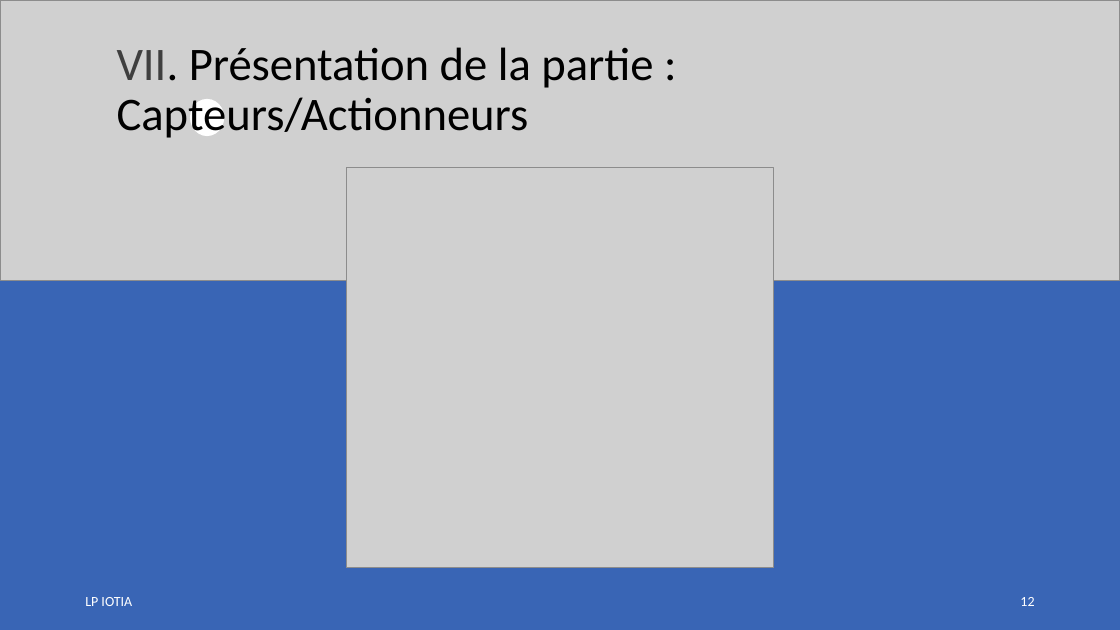
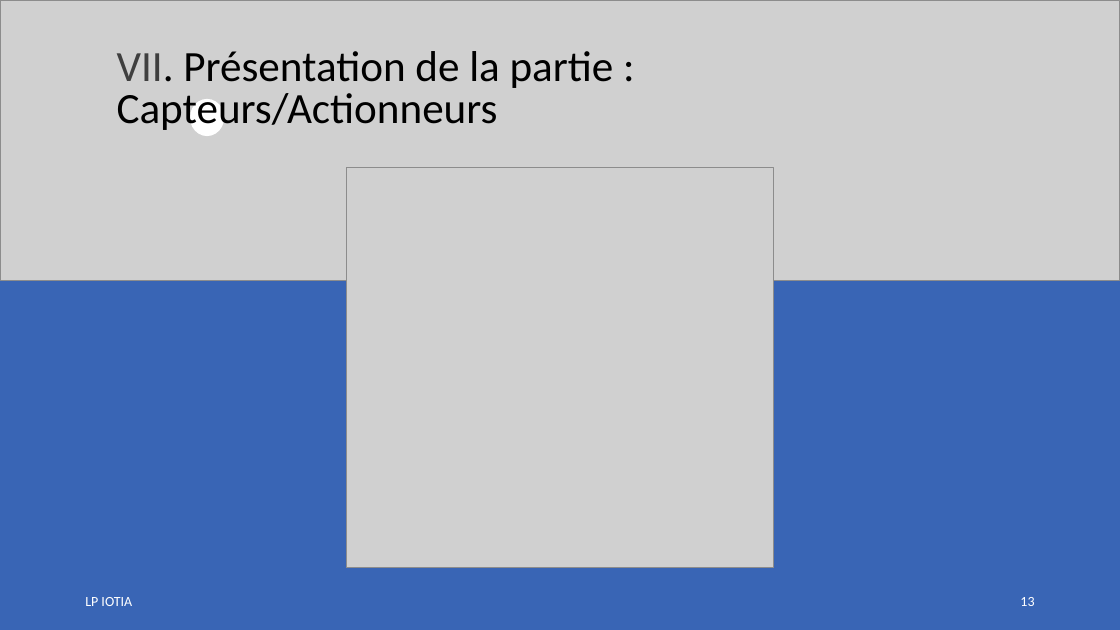
Before and after one commit to LENSAlex/ProjetIotia, a slide deck: slide 13 of Diapo_commun/PresentationCommune.pptx (slide 12 before the commit). Drawn at 1120x630 pixels with LibreOffice and Linux fonts; fonts in the diff are those of the drawing; grey boxes stand for pictures. Boxes give left, top, right and bottom in pixels: in the first picture for what was removed or moved away, otherwise in the second. Text is boxed around its words. In the diff, an @@ line names an element or a change of style, - is before the commit and + after.

```diff
--- a/Diapo_commun/PresentationCommune.pptx
+++ b/Diapo_commun/PresentationCommune.pptx
@@ text "VII. Présentation de la partie ..." at bbox=[117, 51, 614, 134]: size 40 to 37 pt; line spacing 0.9 to 0.8 @@
```
Also in this commit, not shown: 8 other slides changed, 1 slide added.
